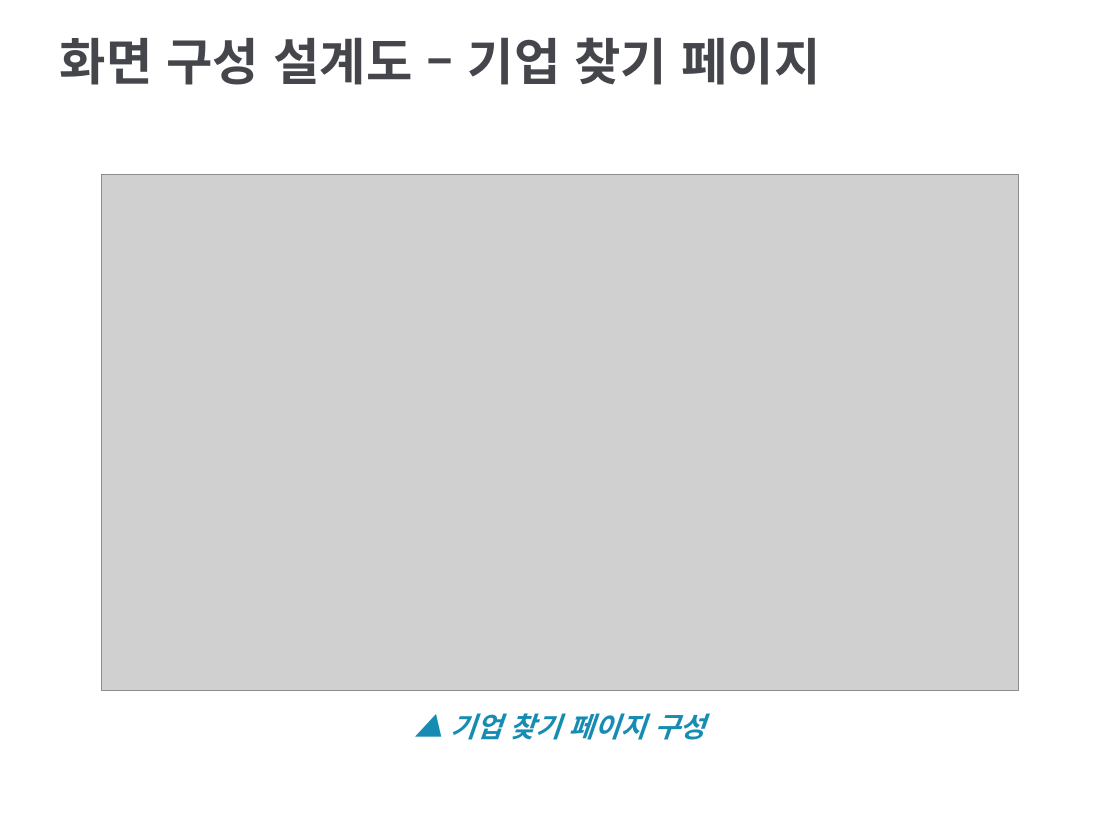
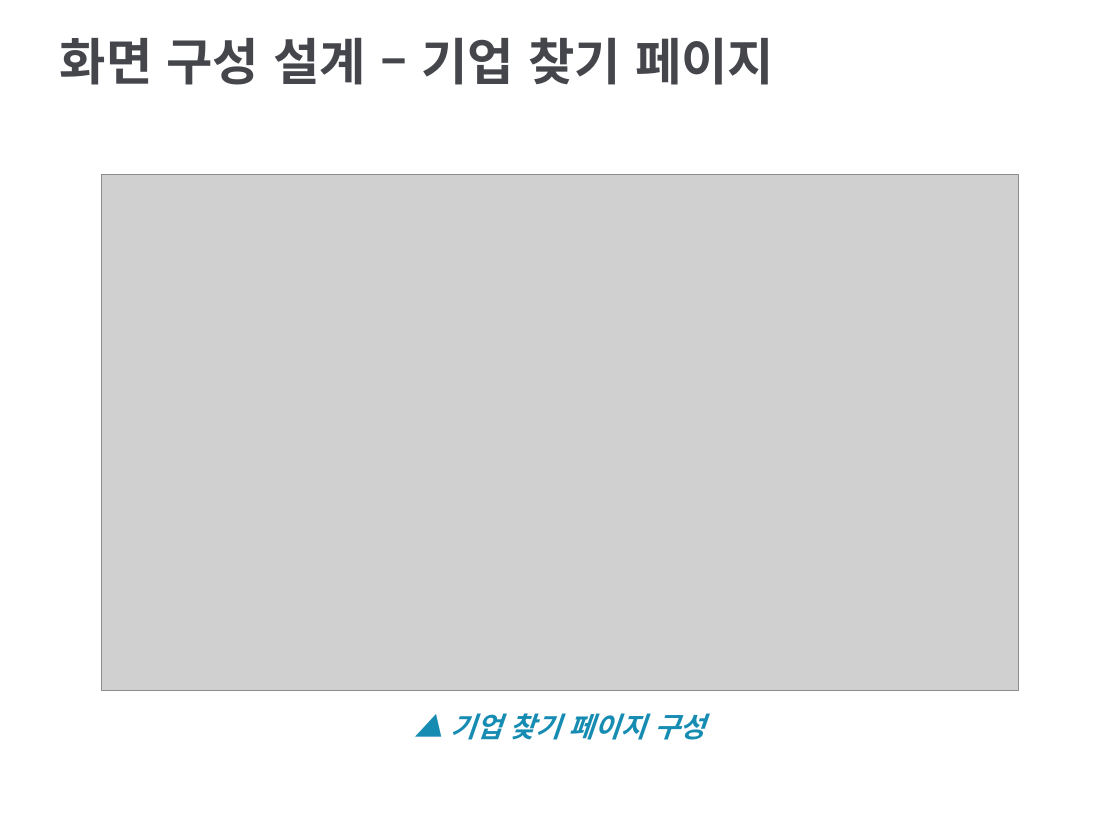
Before and after one commit to DrawGreen2021/Presentation, a slide deck: slide 29 of 팀 그릴그린 중간발표(사업계획서).pptx. Drawn at 1120x840 pixels with LibreOffice and Linux fonts; fonts in the diff are those of the drawing; grey boxes stand for pictures; background and template pictures are left out. Boxes give left, top, right and bottom in pixels: in the first picture for what was removed or moved away, otherwise in the second. Text is boxed around its words. In the diff, an @@ line names an element or a change of style, - is before the commit and + after.

```diff
--- a/팀 그릴그린 중간발표(사업계획서).pptx
+++ b/팀 그릴그린 중간발표(사업계획서).pptx
@@ title at box(60, 37, 774, 85): text changed @@
-화면 구성 설계도 – 기업 찾기 페이지
+화면 구성 설계 – 기업 찾기 페이지
```
Also in this commit, not shown: 9 other slides changed, 4 slides added, 2 slides removed, 2 other files.
